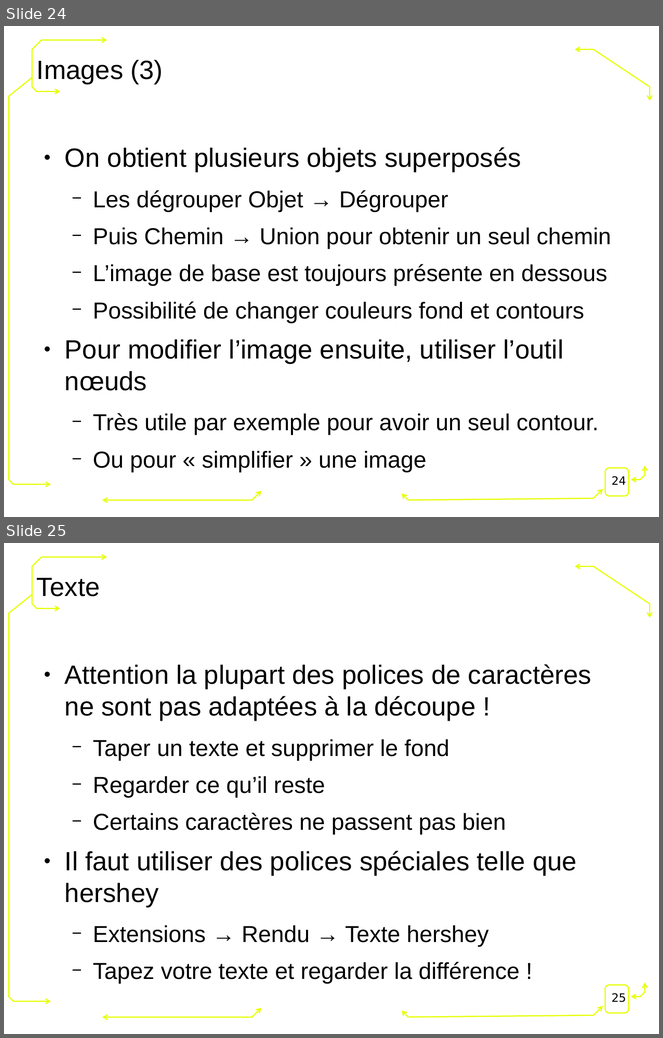
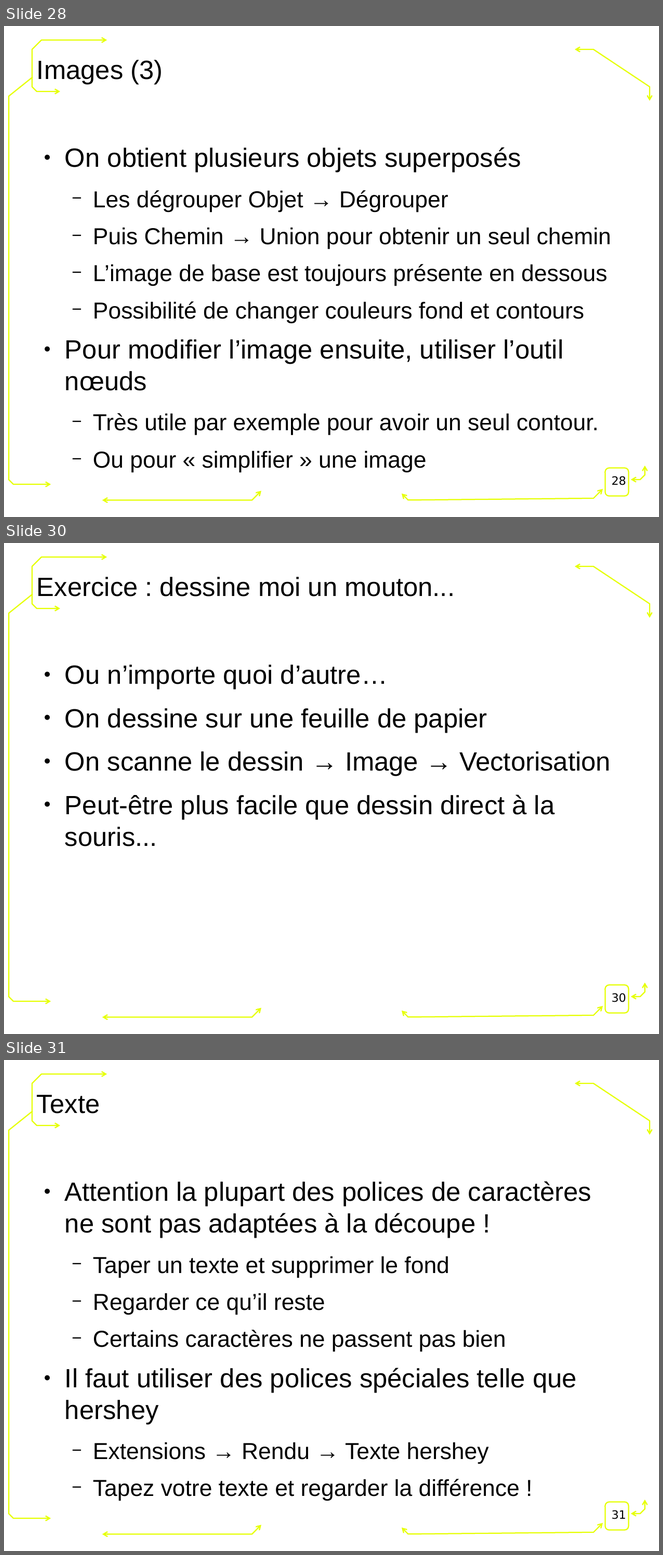
Before and after one commit to FablabLannion/Formation-Fondation-Orange, a slide deck: conception2D.odp. Shown one above the other, each under a label of ours: slides 24 and 25 before the commit, slides 28, 30 and 31 after it; the slides between them are not shown. The pictures are 663x1038 and 663x1555 pixels, drawn with LibreOffice and Linux fonts; fonts in the diff are those of the drawing; background and template pictures are left out. Boxes give left, top, right and bottom in pixels: in the first picture for what was removed or moved away, otherwise in the second. Text is boxed around its words. In the diff, an @@ line names an element or a change of style, - is before the commit and + after.

```diff
--- a/conception2D.odp
+++ b/conception2D.odp
@@ slide 30 added at (4, 543, 659, 1034), background #FFFFFF; not listed: 7 template elements that a slide beside it also shows @@
@@ title added at (37, 577, 455, 597), 32 pt, text #000000 @@
+Exercice : dessine moi un mouton...
@@ text added at (65, 665, 611, 847), 32 pt, text #000000 @@
+● Ou n’importe quoi d’autre…
+● On dessine sur une feuille de papier
+● On scanne le dessin → Image → Vectorisation
+● Peut-être plus facile que dessin direct à la souris...
@@ page number added at (612, 993, 626, 1003), 14 pt, text #000000 @@
+30
@@ what was slide 24 is now slide 28 @@
@@ page number at (612, 476, 626, 486): text changed @@
-24
+28
@@ what was slide 25 is now slide 31 @@
@@ page number at (612, 1510, 626, 1520): text changed @@
-25
+31
```
Also in this commit, not shown: 7 slides changed, 6 other slides added, 1 slide removed, 2 other files.
